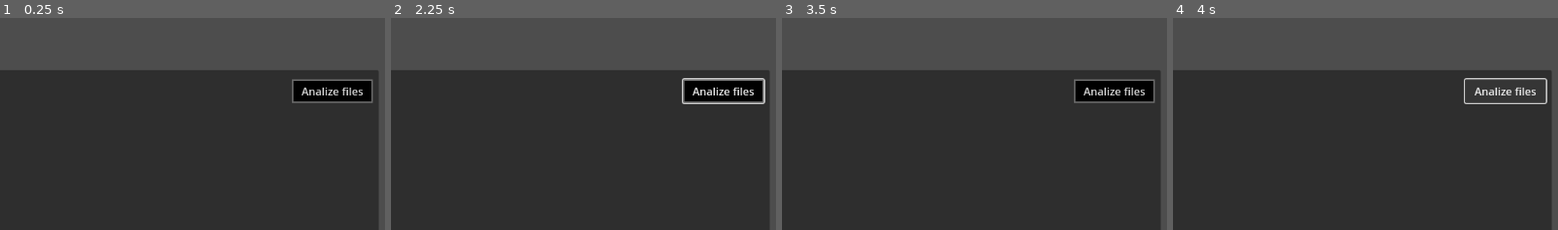
Above: before the commit, frames 1-4 (left to right).
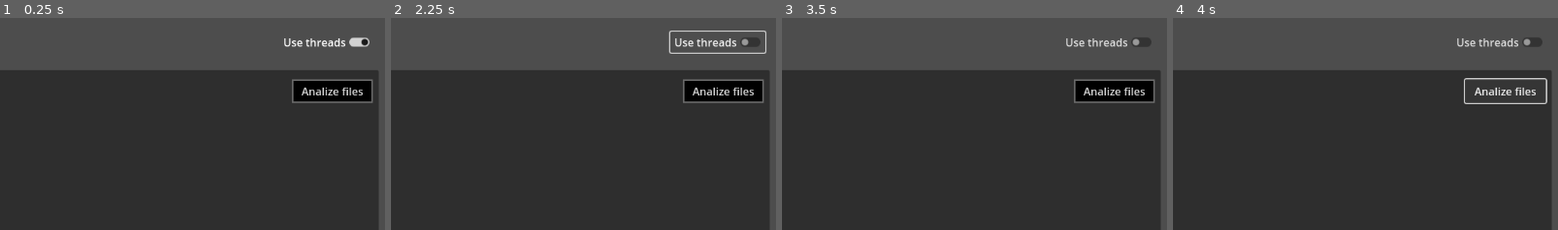
Above: after the commit, the same moments.

Repository: Cata-AF/DocScan
Game: Godot game, scene res://main.tscn
The game is run twice, just before and just after one commit, with the same random seed, the same clock (stepped at 60 frames per second) and the same inputs. The engine's default icon, where the game draws it, is replaced by a stand-in: a white triangle on a blue panel in a dark square.
Inputs (mouse positions are % of the whole screen's width and height, from its top left):
- Up to frame 1 (0.25 s): no input
- Up to frame 2 (2.25 s): click "Process files" at 0.5 s; click "Analize files" at 1.25 s; click (92, 6) at 2 s, where only the run after the commit has a clickable "Use threads"
- Up to frame 3 (3.5 s): click "Process files" at 2.75 s
- Up to frame 4 (4 s): click "Analize files" at 3.5 s
The pictures show only the part of the screen within x 50-100%, y 0-50%; the shares and areas given below are measured in that part.

The runs differ from the first frame. In frame 1, 0.6% of the frame differs, in the area x 73-96%, y 9-14%; in frame 2, 1.3%, in the area x 72-98%, y 5-41%; in frame 3, 0.5%; in frame 4, 0.5%.

Commit message:
🧵 Added thread processing

Diff:
--- a/main.tscn
+++ b/main.tscn
@@ -46,7 +46,7 @@
 [sub_resource type="StyleBoxFlat" id="StyleBoxFlat_1bvp3"]
 bg_color = Color(0, 0, 0, 0.7058824)
 
-[node name="main" type="Node" node_paths=PackedStringArray("download_requements_panel", "btn_download_requirements", "img_loading", "processed_files_container", "files_dropped_list", "panel_processed_files", "label_files_processed", "progress_bar_processed_files")]
+[node name="main" type="Node" node_paths=PackedStringArray("download_requements_panel", "btn_download_requirements", "img_loading", "processed_files_container", "files_dropped_list", "panel_processed_files", "label_files_processed", "progress_bar_processed_files", "use_threads")]
 script = ExtResource("1_ig7tw")
 download_requements_panel = NodePath("CanvasLayer/PanelDependecies")
 btn_download_requirements = NodePath("CanvasLayer/PanelDependecies/ButtonDownload")
@@ -57,6 +57,7 @@
 panel_processed_files = NodePath("CanvasLayer/PanelProcessedFiled")
 label_files_processed = NodePath("CanvasLayer/PanelProcessedFiled/LabelProcessedFiles")
 progress_bar_processed_files = NodePath("CanvasLayer/PanelProcessedFiled/ProgressBar")
+use_threads = NodePath("CanvasLayer/CheckButtonEnableThreads")
 
 [node name="CanvasLayer" type="CanvasLayer" parent="."]
 
@@ -261,6 +262,18 @@
 grow_horizontal = 2
 grow_vertical = 2
 
+[node name="CheckButtonEnableThreads" type="CheckButton" parent="CanvasLayer"]
+anchors_preset = 1
+anchor_left = 1.0
+anchor_right = 1.0
+offset_left = -160.0
+offset_top = 22.0
+offset_right = -19.0
+offset_bottom = 53.0
+grow_horizontal = 0
+button_pressed = true
+text = "Use threads"
+
 [connection signal="pressed" from="CanvasLayer/PanelDependecies/ButtonDownload" to="." method="_on_button_download_pressed"]
 [connection signal="pressed" from="CanvasLayer/HSplitContainer/PanelFilesDropped/ButtonProcess" to="." method="_on_button_process_pressed"]
 [connection signal="pressed" from="CanvasLayer/HSplitContainer/PanelFilesProcessed/ButtonAnalizeFiles" to="." method="_on_button_analize_files_pressed"]
--- a/scripts/ICMain.gd
+++ b/scripts/ICMain.gd
@@ -10,6 +10,7 @@
 @export var panel_processed_files : Panel
 @export var label_files_processed : Label
 @export var progress_bar_processed_files : ProgressBar
+@export var use_threads : CheckButton
 
 var bin_path = "res://bin"
 var temp_dir_path = "res://temp"
@@ -156,17 +157,43 @@
 		f.queue_free()
 
 	processed_files.clear()
+	files_processed = 0
 
 	# Convert files
 	for file in docx_files:
-		var file_name = file.get_file()
-		var file_path = file.replace(file_name, file_name.replace(" "," "))
-		var out_file = ProjectSettings.globalize_path("%s/%s" % [temp_dir_path, file_name.replace(" ", "_")])
-		out_file = out_file.replace(".docx", ".html")
-
-		var out_xml_path = out_file.replace(".html", ".xml")
-
-		print("%s -> %s" % [file, out_file])
+		if not use_threads.button_pressed:
+			process_file(file, false)
+			await get_tree().process_frame
+			continue
+
+		var th = Thread.new()
+		active_threads.append(th)
+		th.start(process_file.bind(file, use_threads.button_pressed))
+
+	# wait for active tasks if active
+	if use_threads.button_pressed:
+		while files_processed < len(docx_files):
+			await get_tree().process_frame
+
+
+	label_files_processed.text = "%d/%d" % [total_files, total_files]
+	progress_bar_processed_files.value = 100
+	await get_tree().create_timer(.5).timeout
+	panel_processed_files.visible = false
+
+
+func process_file(docx_file_path: String, is_using_threads: bool):
+	var file_name = docx_file_path.get_file()
+	var file_path = docx_file_path.replace(file_name, file_name.replace(" "," "))
+	var out_file = ProjectSettings.globalize_path("%s/%s" % [temp_dir_path, file_name.replace(" ", "_")])
+	out_file = out_file.replace(".docx", ".html")
+	var out_xml_path = out_file.replace(".html", ".xml")
+
+	var processed_file : ICProcessedFile
+
+	# hack to make "finally" statements
+	while true:
+		print("processing %s" % docx_file_path.get_file())
 
 		var output : Array = []
 
@@ -181,7 +208,7 @@
 
 		if err != OK:
 			push_error("error converting file to html %s -> %s" % [file_name, "".join(output)])
-			continue
+			break
 
 		err = OS.execute(ProjectSettings.globalize_path(get_pandoc_path()), [
 			"%s" % file_path,
@@ -192,84 +219,32 @@
 
 		if err != OK:
 			push_error("error converting file to xml %s -> %s" % [file_name, "".join(output)])
-			continue
-
-		var processed_file = scene_processed_file.instantiate() as ICProcessedFile
+			break
+
+		processed_file = scene_processed_file.instantiate() as ICProcessedFile
 		processed_file.setup(out_file, out_xml_path)
 		processed_file.validate_integrity()
 
-		files_processed += 1
-
-		label_files_processed.text = "%d/%d" % [files_processed, total_files]
-		progress_bar_processed_files.value = (float(files_processed) / total_files) * 100
-
-		await get_tree().process_frame
-
-		processed_files_container.add_child(processed_file)
-		processed_files.append(processed_file)
-
-		print("💫 %s converted to html & xml" % file_name)
-
-	label_files_processed.text = "%d/%d" % [total_files, total_files]
-	progress_bar_processed_files.value = 100
-	await get_tree().create_timer(.5).timeout
-	panel_processed_files.visible = false
-
-
-func process_file(docx_file_path: String):
-	var file_name = docx_file_path.get_file()
-	var file_path = docx_file_path.replace(file_name, file_name.replace(" "," "))
-	var out_file = ProjectSettings.globalize_path("%s/%s" % [temp_dir_path, file_name.replace(" ", "_")])
-	out_file = out_file.replace(".docx", ".html")
-	var out_xml_path = out_file.replace(".html", ".xml")
-
-	# hack to make "finally" statements
-	while false:
-		print("%s -> %s" % [docx_file_path, out_file])
-
-		var output : Array = []
-
-		# conver docx to html & xml
-		var err = OS.execute(ProjectSettings.globalize_path(get_pandoc_path()), [
-			"%s" % file_path,
-			"-t", "html",
-			"-o", "\"%s\"" % out_file,
-			"--embed-resources",
-			"--standalone"
-		], output, true, true)
-
-		if err != OK:
-			push_error("error converting file to html %s -> %s" % [file_name, "".join(output)])
-			break
-
-		err = OS.execute(ProjectSettings.globalize_path(get_pandoc_path()), [
-			"%s" % file_path,
-			"-o", "\"%s\"" % out_xml_path,
-			"--embed-resources",
-			"--standalone"
-		], output, true, true)
-
-		if err != OK:
-			push_error("error converting file to xml %s -> %s" % [file_name, "".join(output)])
-			break
-
-		var processed_file = scene_processed_file.instantiate() as ICProcessedFile
-		processed_file.setup(out_file, out_xml_path)
-		processed_file.validate_integrity()
-
-		await get_tree().process_frame
-
-		processed_files_container.add_child(processed_file)
-		processed_files.append(processed_file)
+		# ⚠️⚠️⚠️ prevent infinite loop ⚠️⚠️⚠️
+		break
+
+	if is_using_threads:
+		call_deferred("on_finish_process_file", processed_file)
+	else:
+		on_finish_process_file(processed_file)
 
 	print("💫 %s converted to html & xml" % file_name)
 
 
-func on_finish_process_file():
+func on_finish_process_file(processed_file: ICProcessedFile):
 	files_processed += 1
 	label_files_processed.text = "%d/%d" % [files_processed, len(docx_files)]
 	progress_bar_processed_files.value = (float(files_processed) / len(docx_files)) * 100
 
+	processed_files_container.add_child(processed_file)
+	processed_files.append(processed_file)
+
+
 func _on_button_analize_files_pressed() -> void:
 	for file in processed_files:
 		file.validate_integrity()
--- a/scripts/ICProcessedFile.gd
+++ b/scripts/ICProcessedFile.gd
@@ -46,8 +46,8 @@
 	else:
 		commentaries = validate_integrity_umts()
 
+	set_commentaries(commentaries)
 	verify_broken_images()
-	set_commentaries(commentaries)
 
 func get_node_deepest_content(xml_node: XMLNode) -> String:
 	if len(xml_node.children) > 0:
@@ -263,11 +263,11 @@
 
 
 func set_commentaries(commentaries: Array[String]):
-	print("-------------commentaries")
+	#print("-------------commentaries")
 	text_edit_commentaries.text = ""
 	for i in len(commentaries):
 		var commentary = commentaries[i]
-		print("    %s" % commentary)
+		#print("    %s" % commentary)
 		text_edit_commentaries.text += commentary
 
 		if i + 1 < len(commentaries):
@@ -294,8 +294,6 @@
 	var file = FileAccess.open(preview_file_path, FileAccess.WRITE)
 	file.store_string(file_data)
 	file.close()
-
-	print("💬 Commentaries set in the preview document")
 
 
 func verify_broken_images():
@@ -309,8 +307,6 @@
 	var results = rx_imgs.search_all(file_data)
 	var broken_images : int = 0
 
-	print("-*******************************************")
-
 	for img in results:
 		var tag = img.get_string(0)
 		var src = img.get_string(1)
@@ -327,8 +323,6 @@
 		broken_images = rx_imgs_broken_fallback.search_all(file_data).size()
 
 	if broken_images > 0:
-		print("💥 broken images: ", broken_images)
-
 		text_edit_commentaries.text = "broken images: %d\n%s" % [broken_images, text_edit_commentaries.text]
 		var file = FileAccess.open(preview_file_path, FileAccess.WRITE)
 		file.store_string(file_data)
@@ -341,7 +335,7 @@
 	elif file_name.to_lower().contains("umts"):
 		return "UMTS"
 	else:
-		push_error("file type not found yet")
+		push_error("file type for \"%s\" not found" % file_name)
 		return ""
 
 
